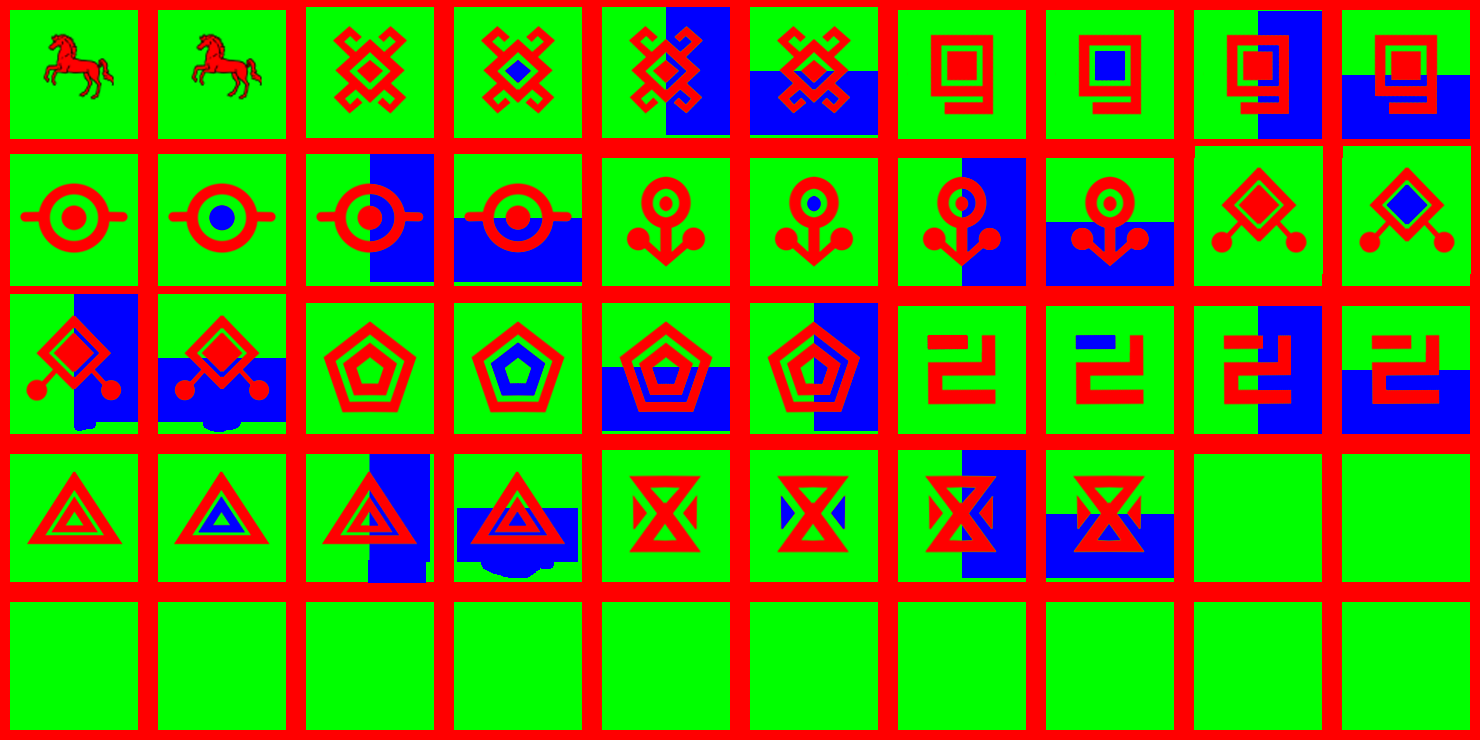
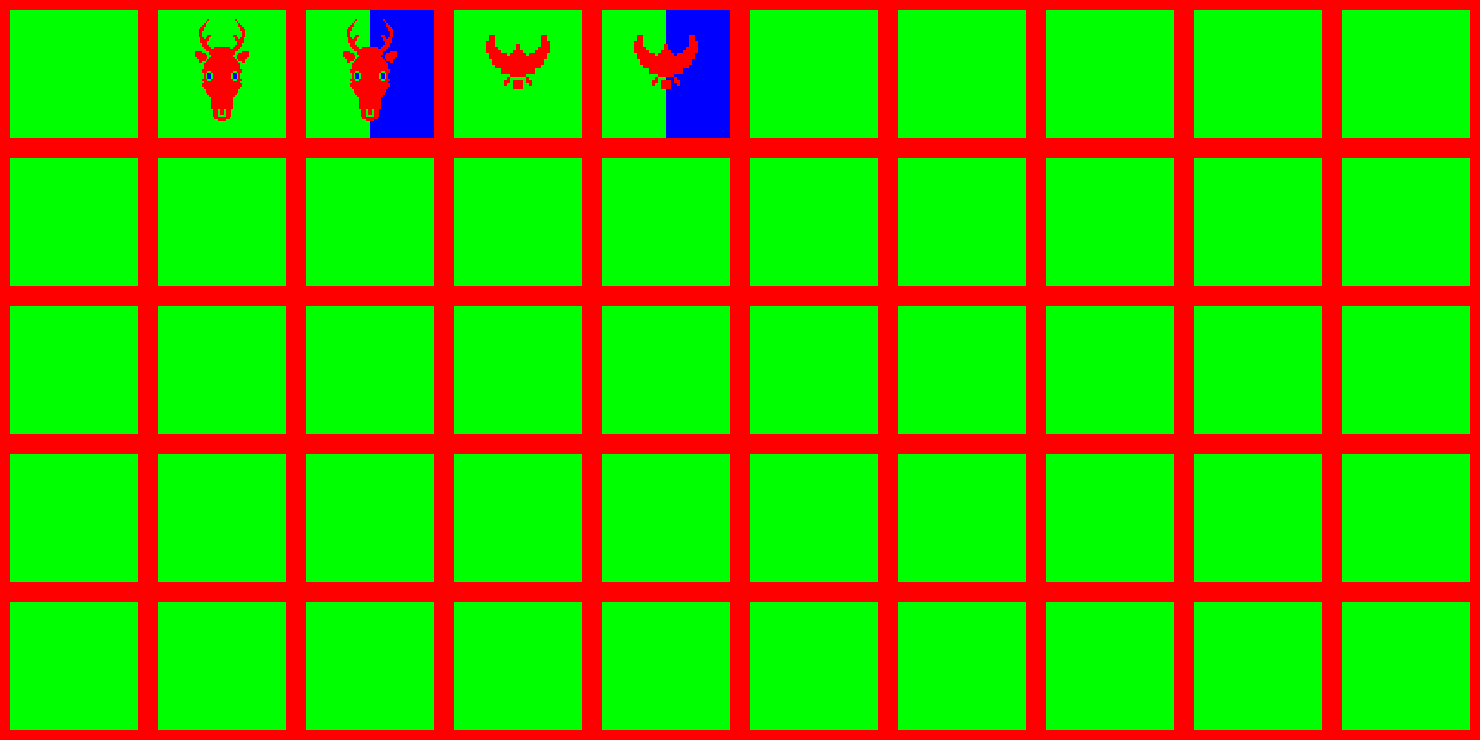
Layered file, before and after one edit (1480x740). Changes by layer:
renamed "Layer 32" to "Old", hid it, painted on it over left=10, top=7, right=1471, bottom=583
painted on "Layer 34" over left=602, top=7, right=878, bottom=138
painted on "Layer 33" over left=454, top=7, right=730, bottom=138
renamed "Layer 36" to "Layer 32", moved it above "Layer 31", painted on it over left=306, top=7, right=434, bottom=138
removed layer "Layer 35" over left=454, top=7, right=582, bottom=114
removed layer "Layer 63" over left=898, top=34, right=1026, bottom=139
removed layer "Layer 62" over left=1046, top=34, right=1174, bottom=139
removed layer "Layer 61" over left=1194, top=11, right=1322, bottom=139
removed layer "Layer 60" over left=1342, top=34, right=1470, bottom=139
removed layer "Layer 57" over left=306, top=154, right=434, bottom=282
removed layer "Layer 56" over left=454, top=154, right=582, bottom=282
removed layer "Layer 52" over left=1046, top=176, right=1174, bottom=286
removed layer "Layer 51" over left=1195, top=146, right=1323, bottom=274
removed layer "Layer 50" over left=1343, top=146, right=1471, bottom=274
removed layer "Layer 49" over left=10, top=294, right=138, bottom=431
removed layer "Layer 48" over left=158, top=294, right=286, bottom=432
removed layer "Layer 47" over left=306, top=303, right=434, bottom=414
removed layer "Layer 46" over left=454, top=303, right=582, bottom=414
removed layer "Layer 45" over left=602, top=303, right=730, bottom=431
removed layer "Layer 44" over left=750, top=303, right=878, bottom=431
removed layer "Layer 68" over left=1046, top=450, right=1174, bottom=578
removed layer "Layer 67" over left=898, top=450, right=1026, bottom=578
removed layer "Layer 40" over left=321, top=454, right=430, bottom=583
painted on "Layer 31" over left=10, top=19, right=286, bottom=139
…and 14 more changes (14 removed)
